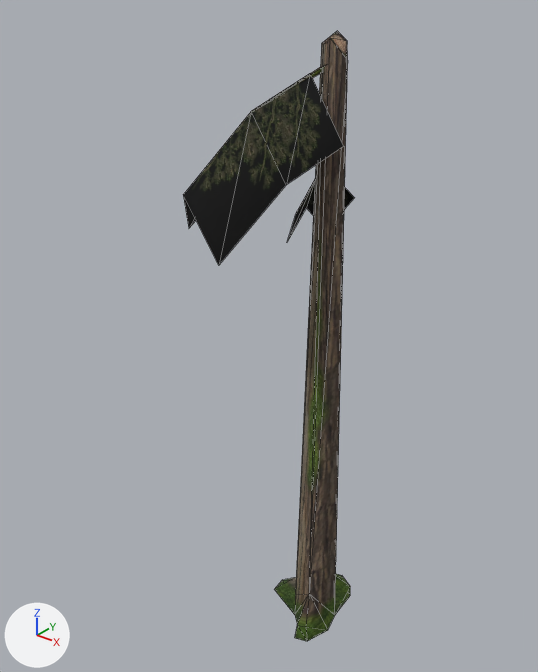
One commit to the glTF model Meshes/Obstacles/TreeCracked/tree_cracked.glb: the scene before it, then after it.
Rendered twice from a camera (50 mm lens) standing at (15.7, -23.3, 15.5) and looking at (-2.3, -0.9, 1.6). Arrows for +X, +Y and +Z are at lower left; the lights stay in place. Mesh edges are drawn as thin lines. Vertices at the same position are counted once.

The first picture shows 'tree_cracked'.
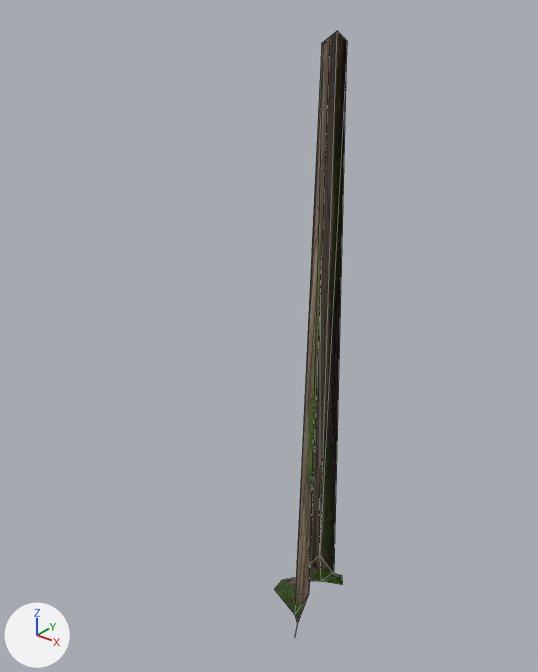
Changed parts and their boxes (x1, y1, x2, y2) in the pictures (538 x 672 px):
'tree_cracked', reshaped (57% narrower): before (183, 30, 355, 641); after (274, 30, 347, 630)
part 1 of me_tree_cracked, deleted (black): before (183, 73, 343, 265)
part 2 of me_tree_cracked, deleted (black): before (287, 179, 355, 242)
part 3 of me_tree_cracked, deleted: before (271, 66, 324, 100)
part 4 of me_tree_cracked, deleted (brown): before (295, 30, 350, 641)

The change, as a diff of the scene's bpy script:
```diff
--- a/Meshes/Obstacles/TreeCracked/tree_cracked.glb.py
+++ b/Meshes/Obstacles/TreeCracked/tree_cracked.glb.py
@@ me_tree_cracked @@
 # used by ob_tree_cracked; location = (0.0, 0.0, 0.0)
-me_tree_cracked.from_pydata(...)  # 52 vertices, 76 faces; spans x -4.2..1.3, y -5.1..2.6, z -13.8..13.7
+me_tree_cracked.from_pydata(...)  # 20 vertices, 22 faces; spans x -2.5..0.4, y -2.2..2.4, z -13.5..13.7
+# me_tree_cracked part 1: the loose piece of 9 vertices spanning x -4.2..0.9, y -5.1..0.8, z 6.2..12.4 is deleted
+# me_tree_cracked part 2: the loose piece of 8 vertices spanning x -2.8..0.6, y 0.1..2.6, z 5.2..9.0 is deleted
+# me_tree_cracked part 3: the loose piece of 4 vertices spanning x -1.5..-0.1, y -2.8..-0.3, z 11.2..12.7 is deleted
+# me_tree_cracked part 4
+# 11 vertices are removed from x -2.0..1.3, y -2.0..1.8, z -13.8..12.8
+# 36 faces are deleted
 me_tree_cracked.materials.append(mat_redwood_rotten_fix)
```
